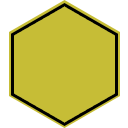
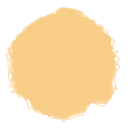
Layers edited between the first and the second w=128, h=128 image:
hid "Polygon 2 copy 3", moved it above "Layer 1", painted on it over [11, 3, 118, 126]
showed "Layer 1", painted on it, unmasked it over [5, 6, 121, 123]
painted on "Polygon 2" over [9, 0, 120, 128]
